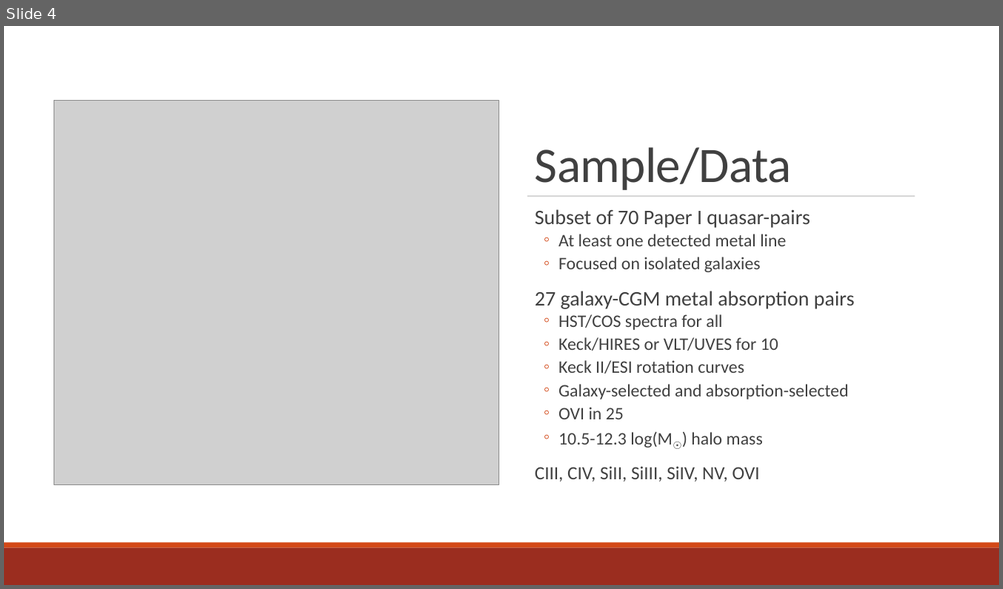
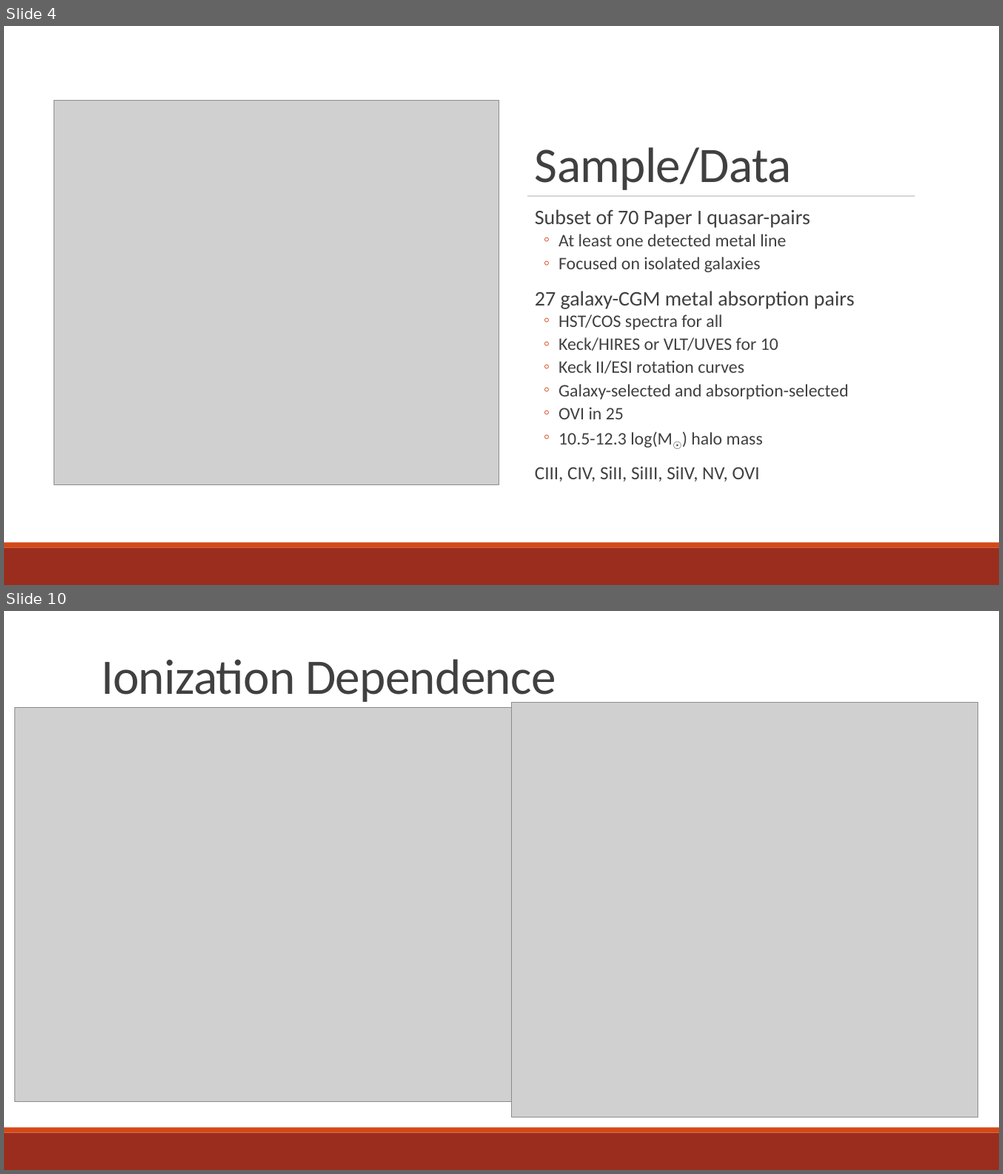
Before and after one commit to brockparker/Coursework, a slide deck: CGM_Group_12012023.pptx. Shown one above the other, each under a label of ours: slide 4 before the commit, slides 4 and 10 after it; the slides between them are not shown. The pictures are 1003x589 and 1003x1174 pixels, drawn with LibreOffice and Linux fonts; fonts in the diff are those of the drawing; grey boxes stand for pictures. Boxes give left, top, right and bottom in pixels: in the first picture for what was removed or moved away, otherwise in the second. Text is boxed around its words. In the diff, an @@ line names an element or a change of style, - is before the commit and + after.

```diff
--- a/CGM_Group_12012023.pptx
+++ b/CGM_Group_12012023.pptx
@@ slide 10 added at (4,611,999,1170), background #FFFFFF @@
@@ title added at (101,659,555,706), 48 pt, text #404040 @@
+Ionization Dependence
@@ picture added at (15,708,512,1102) @@
@@ picture added at (512,702,978,1118) @@
@@ line added from (102, 753) to (915, 753), #808080 0.5 pt @@
@@ rectangle added at (4,1133,999,1170), fill #9B2D1F @@
@@ rectangle added at (4,1128,999,1133), fill #D34817 @@
```
Also in this commit, not shown: 4 slides changed, 3 other slides added, 8 slides removed.
